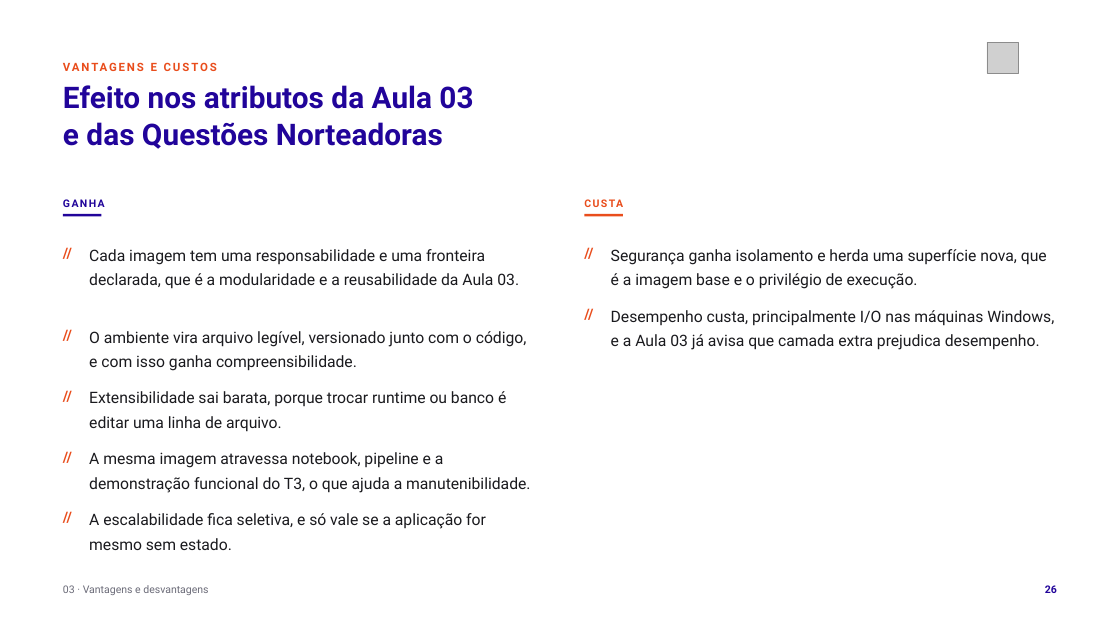
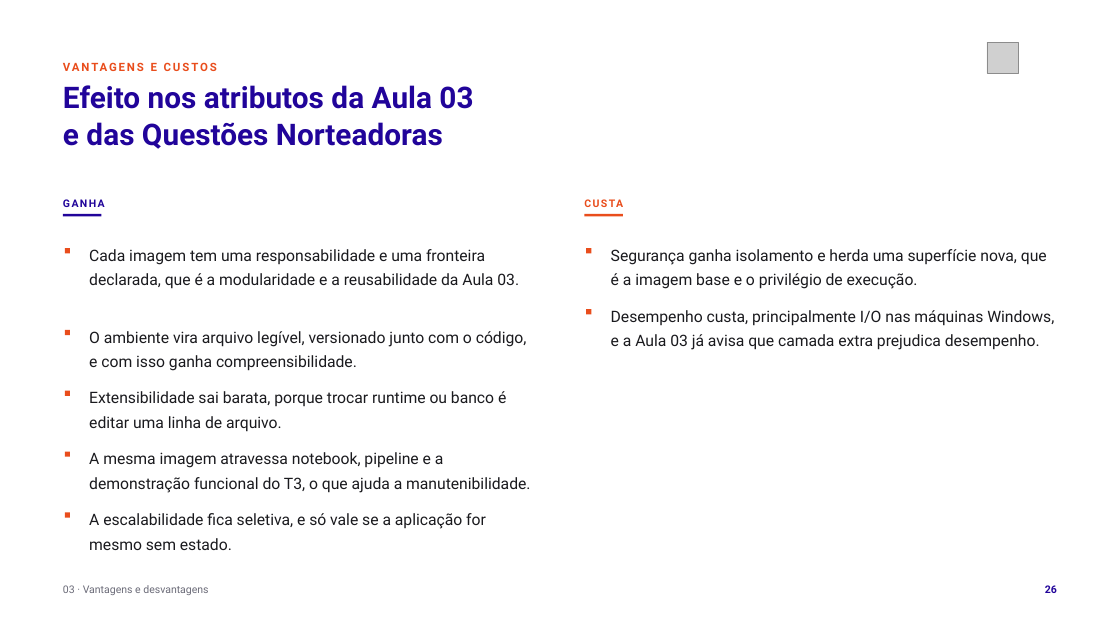
Before and after one commit to tcpassos/invite-app, a slide deck: slide 26 of trabalhos/T1-Docker-Invite-People.pptx. Drawn at 1120x630 pixels with LibreOffice and Linux fonts; fonts in the diff are those of the drawing; grey boxes stand for pictures. Boxes give left, top, right and bottom in pixels: in the first picture for what was removed or moved away, otherwise in the second. Text is boxed around its words. In the diff, an @@ line names an element or a change of style, - is before the commit and + after.

```diff
--- a/trabalhos/T1-Docker-Invite-People.pptx
+++ b/trabalhos/T1-Docker-Invite-People.pptx
@@ text removed at <box>63,241,86,265</box> @@
-//
@@ rectangle added at <box>65,249,70,254</box>, fill #E94D1C @@
@@ text removed at <box>585,241,607,265</box> @@
-//
@@ rectangle added at <box>586,249,592,254</box>, fill #E94D1C @@
@@ text removed at <box>63,323,86,346</box> @@
-//
@@ text removed at <box>585,302,607,325</box> @@
-//
@@ rectangle added at <box>586,309,592,314</box>, fill #E94D1C @@
@@ rectangle added at <box>65,330,70,335</box>, fill #E94D1C @@
@@ text removed at <box>63,383,86,407</box> @@
-//
@@ rectangle added at <box>65,391,70,396</box>, fill #E94D1C @@
@@ text removed at <box>63,444,86,468</box> @@
-//
@@ rectangle added at <box>65,452,70,457</box>, fill #E94D1C @@
@@ text removed at <box>63,505,86,528</box> @@
-//
@@ rectangle added at <box>65,513,70,518</box>, fill #E94D1C @@
```
Also in this commit, not shown: 15 other slides changed, 4 other files.
